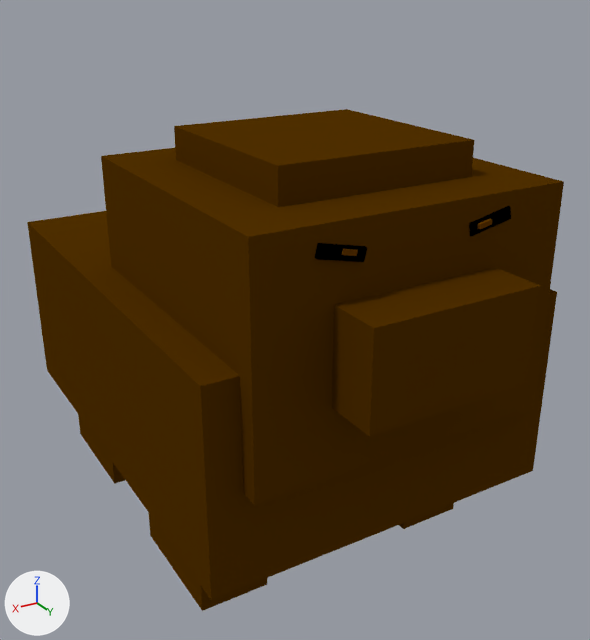
Renders of the Blender file models/dog.blend from each side of a commit.
One viewpoint serves both versions: a camera (50 mm lens) standing at (2.62, 4.11, 4.67) and looking at (-0.21, -0.61, 2.32). Arrows for +X, +Y and +Z are at lower left; the lights stay in place.
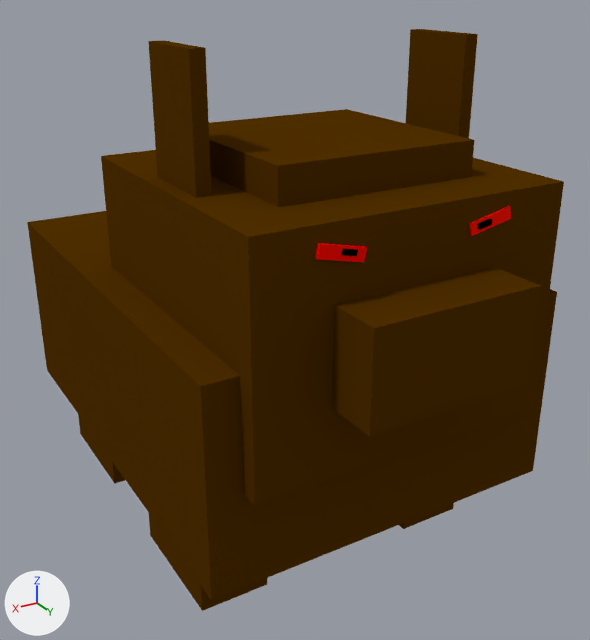
What differs and where, as boxes [x1, y1, x2, y2] in the pictures (590 x 640 px):
'Cube.014', added (brown)
    after: [148, 40, 212, 198]
'Cube.015', added (brown)
    after: [406, 29, 478, 138]
'Cube.010', recoloured (black to red)
    both: [315, 243, 367, 262]
'Cube.011', recoloured (black to red)
    both: [469, 206, 511, 236]

Edits to the bpy script that builds the scene:
```text
Change mat_material_010:
    mat_material_010.base_color: (0.0, 0.0, 0.0) -> (1.0, 0.00348, 0.0)  # black #000000 -> red #ff0b00
Change mat_material_006:
    mat_material_006.base_color: (0.0, 0.0, 0.0) -> (1.0, 0.00745, 0.0)  # black #000000 -> red #ff1500
Add mat_material_004:
    mat_material_004 = diffuse_material('Material.004')
    mat_material_004.base_color = (0.0835, 0.0307, 0.0)  # brown #523100
Add mat_material_000:
    mat_material_000 = diffuse_material('Material.000')
    mat_material_000.base_color = (0.0835, 0.0307, 0.0)  # brown #523100
Add me_cube_003:
    me_cube_003.from_pydata(...)  # a box spanning x -1.0..1.0, y -1.0..1.0, z -1.0..1.0
    me_cube_003.materials.append(mat_material_004)  # brown #523100
Add me_cube_002:
    me_cube_002.from_pydata(...)  # a box spanning x -1.0..1.0, y -1.0..1.0, z -1.0..1.0
    me_cube_002.materials.append(mat_material_000)  # brown #523100
Add ob_cube_015:
    ob_cube_015 = bpy.data.objects.new('Cube.015', me_cube_003)
    ob_cube_015.location = (-0.903, 0.0, 3.671)
    ob_cube_015.scale = (0.0444, 0.262, 0.646)
Add ob_cube_014:
    ob_cube_014 = bpy.data.objects.new('Cube.014', me_cube_002)
    ob_cube_014.location = (0.872, 0.0, 3.671)
    ob_cube_014.scale = (0.0444, 0.262, 0.646)
```
